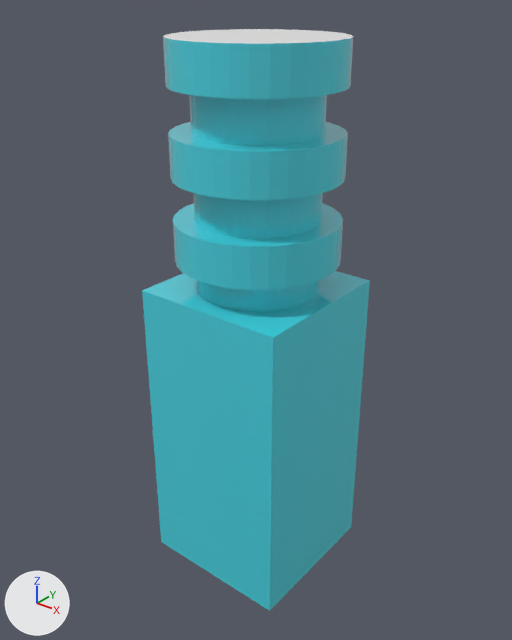
Renders of the Blender file The Wait Times Are Hell/Assets/Objects/WaterDispensor1.blend from each side of a commit.
The view is the same before and after, from a 50 mm lens placed at (5.03, -6.33, 0.82), pointed at (-0.07, 0.06, -3.14). Lighting does not change. The marker at lower left points along +X, +Y and +Z.

Before the edit, the objects in view are built like this:
```python
me_cube_001 = bpy.data.meshes.new('Cube.001')
me_cube_001.from_pydata(...)  # 424 vertices, 242 faces; spans x -1.0..1.0, y -1.0..1.0, z -1.0..2.44
# faces by material slot: [240, 2]
me_cube_001.materials.append(mat_water)  # cyan #40d8e7
me_cube_001.materials.append(mat_emptydispenser)  # white #e7e7e7
ob_cube = bpy.data.objects.new('Cube', me_cube_001)
ob_cube.location = (0.0, 0.0, -4.62)
ob_cube.scale = (1.0, 1.0, 2.0)
```
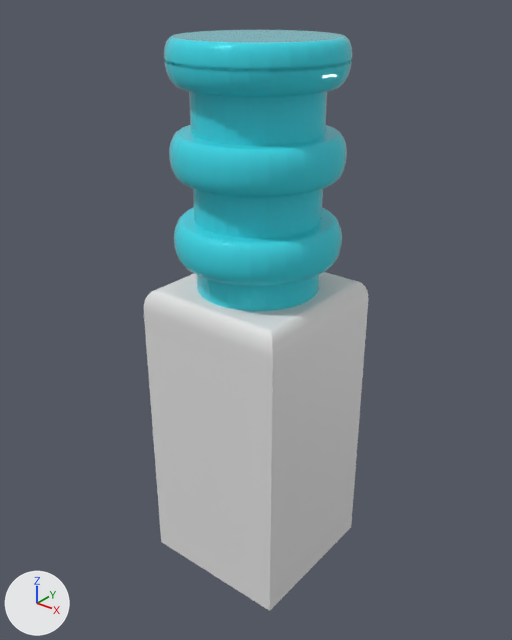
Changed parts and their boxes [x1, y1, x2, y2] in the pictures (512 x 640 px):
'Cube', reshaped
    before: [142, 29, 370, 611]
    after: [144, 30, 368, 611]
part 1 of me_cube_001, rebuilt (8% shorter)
    before: [168, 122, 348, 200]
    after: [169, 125, 347, 197]
part 2 of me_cube_001, rebuilt (9% shorter)
    before: [173, 203, 343, 290]
    after: [174, 207, 342, 286]
part 3 of me_cube_001, built on
    before: [163, 29, 353, 99]
    after: [164, 30, 352, 97]
part 4 of me_cube_001, built on
    before: [142, 271, 370, 611]
    after: [144, 272, 368, 611]

The change in detail:
Material 'Material.002' (mat_material_002) is new.
Its base color is (0.8, 0.0, 0.00829) (red #e70016).
Material 'White.001' (mat_white_001) is new.
Its base color is (0.8, 0.8, 0.8) (white #e7e7e7).
Material 'White.002' (mat_white_002) is new.
Its base color is (0.8, 0.8, 0.8) (white #e7e7e7).
Material 'Material.003' (mat_material_003) is new.
Its base color is (0.0, 0.00719, 0.8) (blue #0014e7).
me_cube_001 is used by ob_cube; location (0.0, 0.0, -4.62); scale (1.0, 1.0, 2.0).
me_cube_001 had 424 vertices, 242 faces and spanned x -1.0..1.0, y -1.0..1.0, z -1.0..2.44.
me_cube_001 now has 5140 vertices, 4766 faces and spans x -1.0..1.0, y -1.0..1.17, z -1.0..2.44.
me_cube_001 part 1: the loose piece of 64 vertices spanning x -1.0..1.0, y -1.0..1.0, z 1.69..1.94 is rebuilt with 1152 vertices and now spans x -1.0..1.0, y -1.0..1.0, z 1.69..1.94.
me_cube_001 part 2: the loose piece of 64 vertices spanning x -1.0..1.0, y -1.0..1.0, z 1.19..1.44 is rebuilt with 1472 vertices and now spans x -1.0..1.0, y -1.0..1.0, z 1.19..1.44.
me_cube_001 part 3: 64 vertices removed from x -1.0..1.0, y -1.0..1.0, z 2.19..2.44; 1184 vertices added at x -1.0..1.0, y -1.0..1.0, z 2.19..2.44.
me_cube_001 part 4: 4 vertices removed from x -1.0..1.0, y -1.0..1.0, z 1.0; 112 vertices added at x -1.0..1.0, y -1.0..1.17, z 0.0..1.0.
me_cube_001 now uses material mat_material_002 (red #e70016).
me_cube_001 now uses material mat_white_001 (white #e7e7e7).
me_cube_001 now uses material mat_material_003 (blue #0014e7).
me_cube_001 now uses material mat_white_002 (white #e7e7e7).
